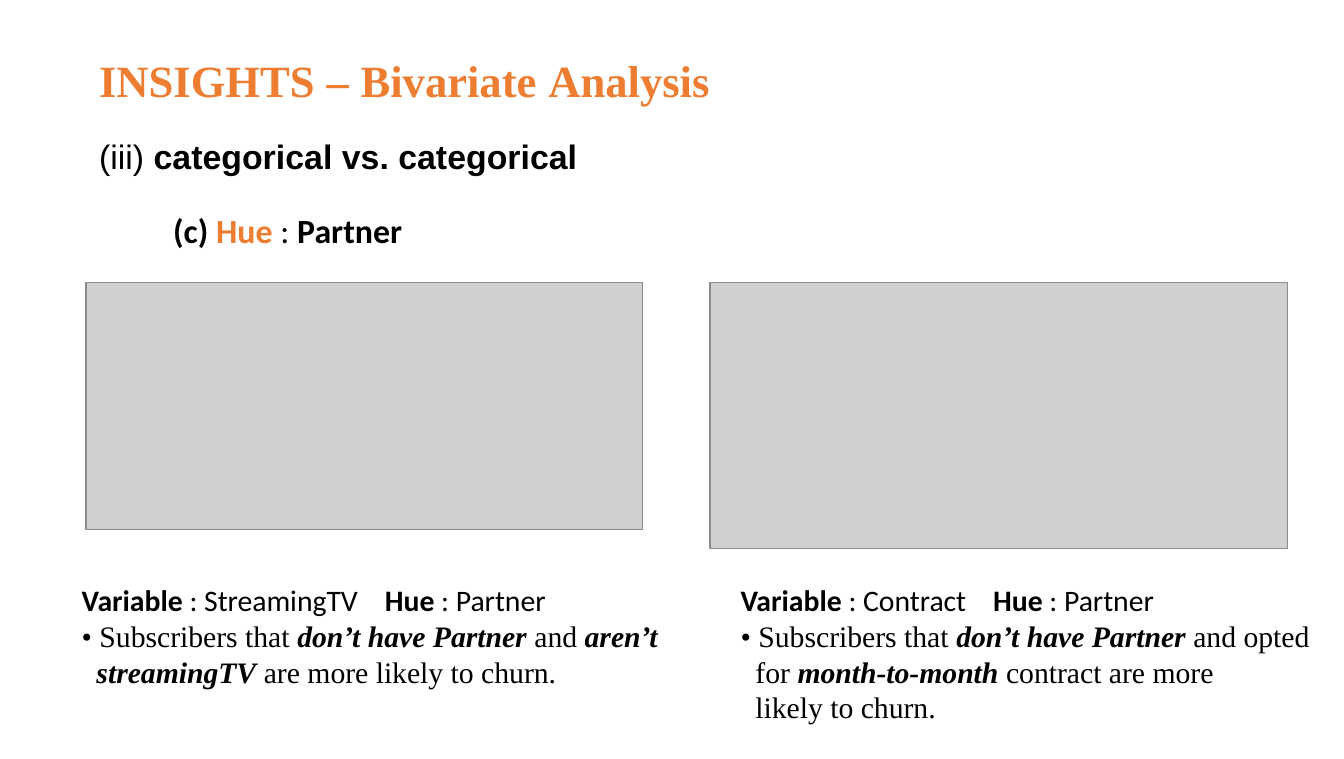
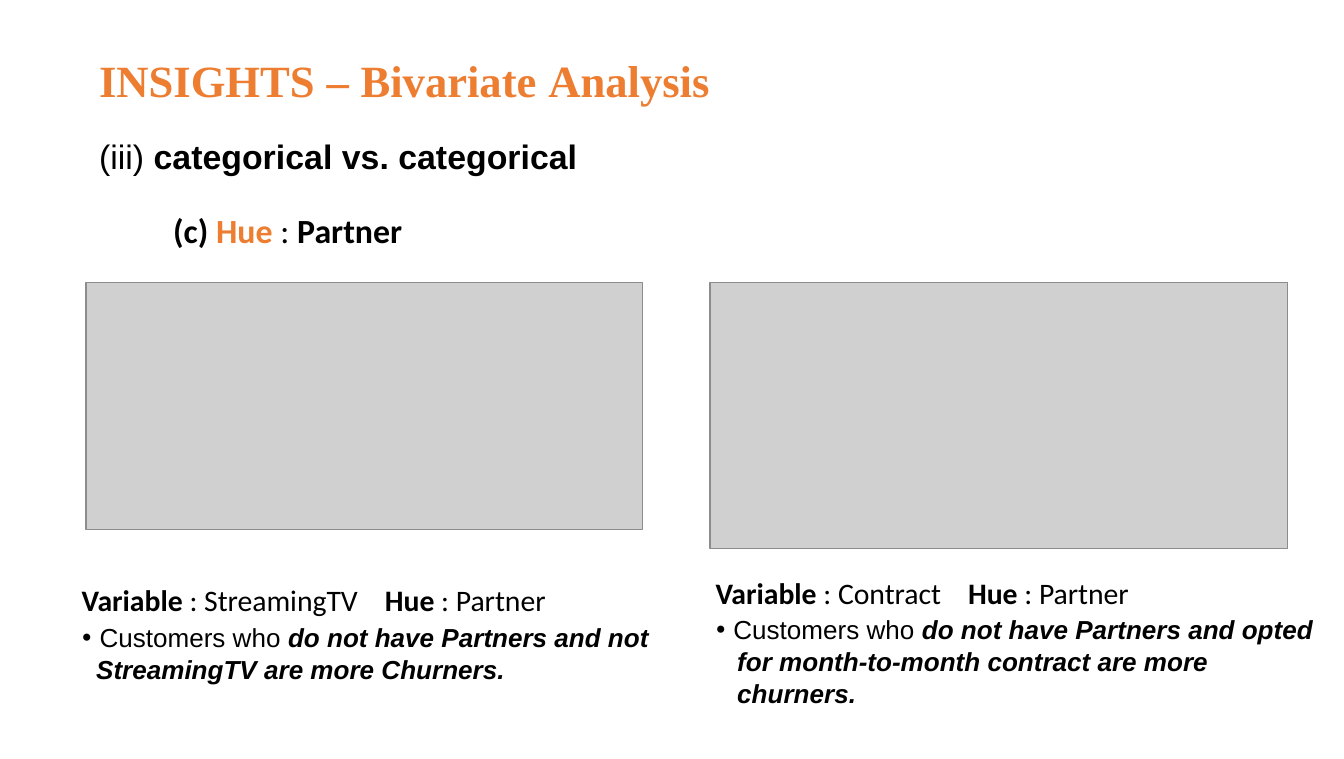
Before and after one commit to RVA-TheCoder/ClassificationProjects-SupervisedML, a slide deck: slide 19 of Customer Churn Project/Customer churn prediction.pptx. Drawn at 1344x759 pixels with LibreOffice and Linux fonts; fonts in the diff are those of the drawing; grey boxes stand for pictures. Boxes give left, top, right and bottom in pixels: in the first picture for what was removed or moved away, otherwise in the second. Text is boxed around its words. In the diff, an @@ line names an element or a change of style, - is before the commit and + after.

Commit message:
Made changes in EDA file and Customer churn prediction Presentation

```diff
--- a/Customer Churn Project/Customer churn prediction.pptx
+++ b/Customer Churn Project/Customer churn prediction.pptx
@@ text "Variable : Contract Hue : ...": place and size @@
-text "Variable : Contract Hue : ..." at bbox=[741, 590, 1310, 724]
+text "Variable : Contract Hue : ..." at bbox=[716, 583, 1313, 704]
@@ text at bbox=[96, 628, 648, 685]: text changed; size 16 to 14 pt; font Times New Roman to Arial; bold on; italic on @@
-• Subscribers that don’t have Partner and aren’t
-streamingTV are more likely to churn.
+• Customers who do not have Partners and not
+StreamingTV are more Churners.
@@ text at bbox=[733, 620, 1313, 645]: text changed; size 16 to 14 pt; font Times New Roman to Arial; bold on; italic on @@
-• Subscribers that don’t have Partner and opted
+• Customers who do not have Partners and opted
@@ text at bbox=[737, 652, 1208, 672]: size 16 to 14 pt, font Times New Roman to Arial in "for month-to-month contract are more"; bold on, italic on in "for contract are more" @@
@@ text at bbox=[737, 684, 856, 704]: text changed; size 16 to 14 pt; font Times New Roman to Arial; bold on; italic on @@
-likely to churn.
+churners.
```
Also in this commit, not shown: 8 other slides changed, 5 other files.
